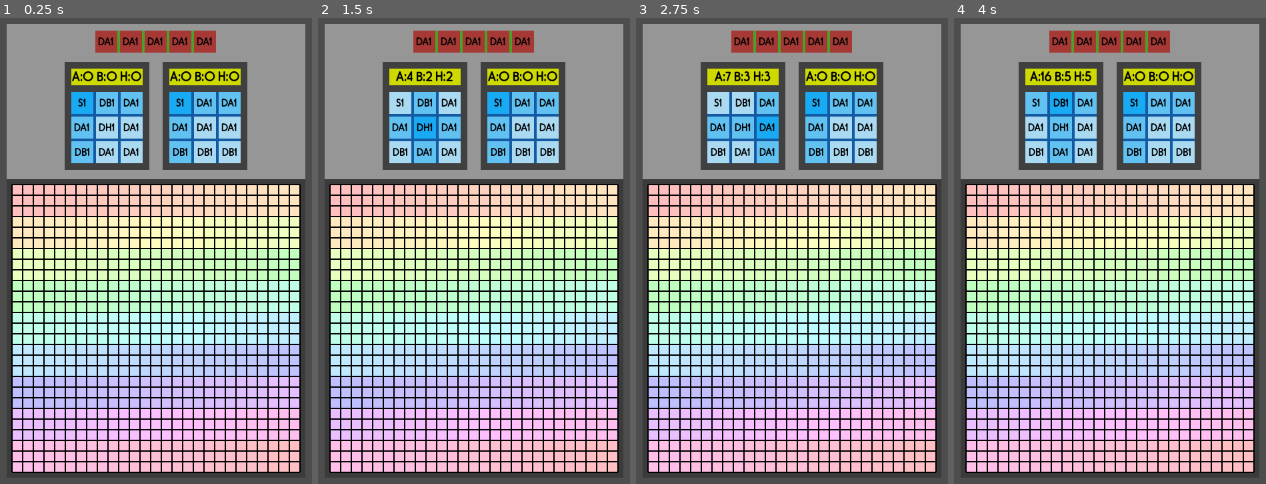
Above: before the commit, frames 1-4 (left to right).
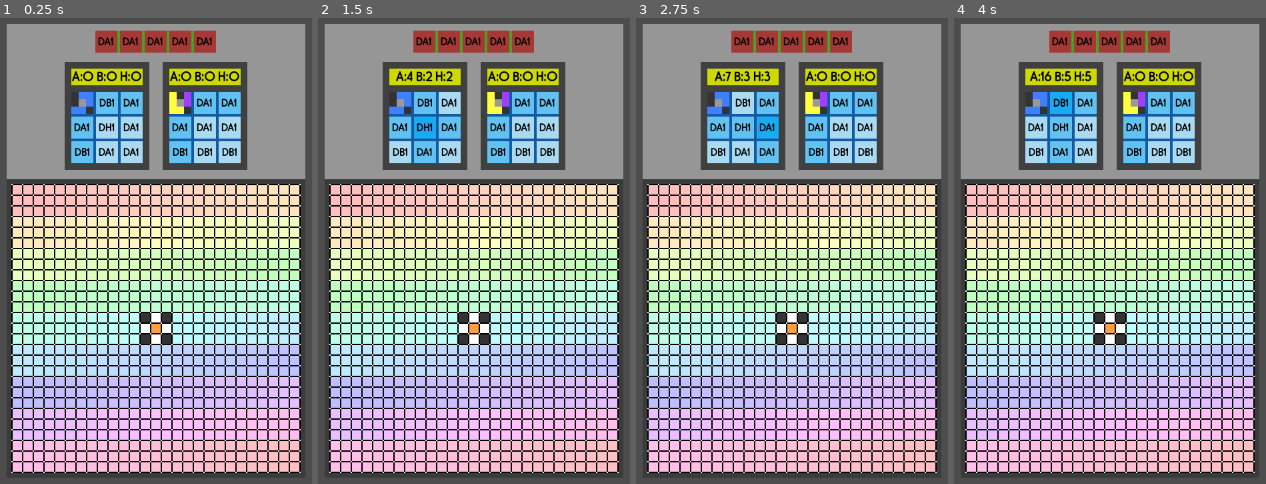
Above: after the commit, the same moments.

Repository: Pe3Hu/rangi
Game: Godot game, scene res://scene/Game.tscn
Same seed, same stepped clock (60 frames per second), same inputs: the game is played once before the commit and once after it.
Inputs:
- Up to frame 1 (0.25 s): no input
- Up to frame 2 (1.5 s): tap Enter at 0.5 s; hold D 0.53-1.28 s; tap Space at 0.77, 1.25 s; hold S from 1.28 s (still down)
- Up to frame 3 (2.75 s): tap Space at 1.52 s; tap Enter at 2 s; release S at 2.03 s; hold D from 2.03 s (still down)
- Up to frame 4 (4 s): tap Space at 2.75, 3.02, 3.77 s; release D at 2.78 s; hold W 2.78-3.53 s; tap Enter at 3.5 s; hold A from 3.53 s (still down)

The runs differ from the first frame. In frame 1, 3.1% of the frame differs, in the area x 3-97%, y 15-98%; in frame 2, 3.1%; in frame 3, 3.1%; in frame 4, 3.1%.
Error before the commit: Invalid access to property or key 'palette' on a base object of type 'Dictionary'. (res://scene/6/pilier.gd:13)

Commit message:
update version 0.0011
1. Added class: Outpost
2. Outpost function place_core is implemented

Diff:
--- a/project.godot
+++ b/project.godot
@@ -25,6 +25,7 @@
 Classes_4="*res://script/Classes_4.gd"
 Classes_5="*res://script/Classes_5.gd"
 Classes_6="*res://script/Classes_6.gd"
+Classes_7="*res://script/Classes_7.gd"
 
 [display]
 
--- a/scene/3/bureau.gd
+++ b/scene/3/bureau.gd
@@ -6,8 +6,8 @@
 
 func set_parent(parent_) -> void:
 	parent = parent_
-	update_rec_size()
+	update_size()
 
 
-func update_rec_size() -> void:
+func update_size() -> void:
 	custom_minimum_size = Vector2(Global.vec.size.node.spielkarte)
--- a/scene/3/icon.gd
+++ b/scene/3/icon.gd
@@ -7,7 +7,17 @@
 func set_parent(parent_) -> void:
 	parent = parent_
 	update_rec_size()
+	fill_based_on_tool()
 
 
 func update_rec_size() -> void:
 	custom_minimum_size = Vector2(Global.vec.size.node.spielkarte)
+
+
+func fill_based_on_tool() -> void:
+	match parent.obj.tool.word.category:
+		"schematic":
+			parent.obj.tool.scene.myself.get_node("HBox/Label").visible = false
+
+			for compartment in parent.obj.tool.obj.schematic.arr.compartment:
+				add_child(compartment.scene.myself)
--- a/scene/3/icon.tscn
+++ b/scene/3/icon.tscn
@@ -5,8 +5,7 @@
 [node name="Icon" type="GridContainer"]
 offset_right = 40.0
 offset_bottom = 40.0
+theme_override_constants/h_separation = 0
+theme_override_constants/v_separation = 0
 columns = 3
 script = ExtResource("1_553wu")
-
-[node name="Compartment" type="MarginContainer" parent="."]
-layout_mode = 2
--- a/scene/6/pilier.gd
+++ b/scene/6/pilier.gd
@@ -6,13 +6,7 @@
 
 func set_parent(parent_) -> void:
 	parent = parent_
-	position = parent.vec.grid * Global.num.size.sector.d
-
-	if parent.obj.continent != null:
-		position += parent.obj.continent.vec.offset
-	if parent.obj.palette != null:
-		position += parent.obj.palette.vec.offset
-
+	position = parent.vec.grid * Global.num.size.sector.d + parent.obj.continent.vec.offset
 	set_vertexs()
 
 
--- a/scene/6/sector.gd
+++ b/scene/6/sector.gd
@@ -40,6 +40,10 @@
 	set_color(color_)
 
 
+func recolor_based_on_compartment() -> void:
+	set_color(parent.obj.compartment.color.bg)
+
+
 func update_color_by_terrain() -> void:
 	var max_h = 360.0
 	var s = 0.25
--- /dev/null
+++ b/scene/7/compartment.gd
@@ -0,0 +1,43 @@
+extends MarginContainer
+
+
+var parent = null
+
+
+func set_parent(parent_) -> void:
+	parent = parent_
+	update_size()
+	update_color_based_on_type()
+
+
+func update_size() -> void:
+	custom_minimum_size = Vector2(Global.vec.size.node.spielkarte) * 1.0 / 3
+
+
+func update_color_based_on_type() -> void:
+	var max_h = 360.0
+	var s = 0.75
+	var v = 1.0
+	var h = 0.0
+
+	match parent.word.type:
+		"core":
+			h = 30/max_h
+		"gateway":
+			s = 0
+			v = 0.6
+		"wall":
+			s = 0
+			v = 0.2
+		"adaptive compartment":
+			s = 0
+			v = 1
+		"power generator":
+			h = 60/max_h
+		"protective field generator":
+			h = 270/max_h
+		"research station":
+			h = 220/max_h
+
+	parent.color.bg = Color.from_hsv(h,s,v)
+	$BG.set_color(parent.color.bg)
--- /dev/null
+++ b/scene/7/compartment.tscn
@@ -0,0 +1,11 @@
+[gd_scene load_steps=2 format=3 uid="uid://1anxgrpeiu76"]
+
+[ext_resource type="Script" path="res://scene/7/compartment.gd" id="1_kqaef"]
+
+[node name="Compartment" type="MarginContainer"]
+offset_right = 40.0
+offset_bottom = 40.0
+script = ExtResource("1_kqaef")
+
+[node name="BG" type="ColorRect" parent="."]
+layout_mode = 2
--- a/scene/Game.gd
+++ b/scene/Game.gd
@@ -5,6 +5,7 @@
 	Global.obj.cosmos = Classes_0.Cosmos.new()
 	#datas.sort_custom(func(a, b): return a.value < b.value)
 	#012
+	Global.obj.cosmos.arr.corporation.front().obj.outpost.place_core()
 
 func _input(event) -> void:
 	var factory = Global.obj.cosmos.arr.corporation.front().obj.factory
--- a/script/Classes_0.gd
+++ b/script/Classes_0.gd
@@ -73,6 +73,7 @@
 	func add_corporation(corporation_: Classes_1.Corporation) -> void:
 		arr.corporation.append(corporation_)
 		corporation_.obj.planet = self
+		corporation_.obj.outpost.obj.continent = obj.continent
 		scene.myself.get_node("VBox/Director").add_child(corporation_.obj.director.scene.myself)
 
 
--- a/script/Classes_1.gd
+++ b/script/Classes_1.gd
@@ -13,6 +13,7 @@
 		obj.cosmos = input_.cosmos
 		obj.planet = null
 		init_director()
+		init_outpost()
 		init_factory()
 		init_storage()
 
@@ -21,6 +22,12 @@
 		var input = {}
 		input.corporation = self
 		obj.director = Classes_1.Director.new(input)
+
+
+	func init_outpost() -> void:
+		var input = {}
+		input.corporation = self
+		obj.outpost = Classes_7.Outpost.new(input)
 
 
 	func init_factory() -> void:
@@ -82,7 +89,7 @@
 		data = {}
 		data.category = "schematic"
 		data.target = "outpost"
-		data.title = "1"
+		data.title = Global.dict.schematic.title.keys().pick_random()
 		data.count = 1
 		datas.append(data)
 
--- a/script/Classes_3.gd
+++ b/script/Classes_3.gd
@@ -82,6 +82,7 @@
 
 #Инструмент tool
 class Tool:
+	var arr = {}
 	var num = {}
 	var obj = {}
 	var word = {}
@@ -90,7 +91,6 @@
 
 	func _init(input_: Dictionary) -> void:
 		obj.design = null
-
 		word.category = input_.category
 		word.target = input_.target
 
@@ -104,6 +104,8 @@
 				word.abbreviation = word.category[0].to_upper() + word.title[0].to_upper()
 
 		init_scene()
+		fill_based_on_tool()
+		init_icon()
 
 
 	func init_scene() -> void:
@@ -111,19 +113,39 @@
 		scene.myself.set_parent(self)
 
 
+	func fill_based_on_tool() -> void:
+		match word.category:
+			"schematic":
+				var input = {}
+				input.tool = self
+				input.title = word.title
+				input.types = []
+				input.core = false
+				obj.schematic = Classes_7.Schematic.new(input)
+
+
+	func init_icon() -> void:
+		match word.category:
+			"schematic":
+				var input = {}
+				input.tool = self
+				obj.icon = Classes_3.Icon.new(input)
+
+
 #Значок icon
 class Icon:
-	var num = {}
+	var arr = {}
 	var obj = {}
-	var word = {}
 	var scene = {}
 
 
 	func _init(input_: Dictionary) -> void:
-		obj.design = null
-		#init_scene()
+		obj.tool = input_.tool
+		init_scene()
 
 
 	func init_scene() -> void:
 		scene.myself = Global.scene.icon.instantiate()
 		scene.myself.set_parent(self)
+		obj.tool.scene.myself.get_node("HBox").add_child(scene.myself)
+		obj.tool.scene.myself.get_node("HBox").move_child(scene.myself, 0)
--- a/script/Classes_6.gd
+++ b/script/Classes_6.gd
@@ -45,6 +45,7 @@
 	func _init(input_):
 		obj.continent = input_.continent
 		obj.cluster = null
+		obj.compartment = null
 		vec.grid = input_.grid
 		num.index = Global.num.index.sector
 		Global.num.index.sector += 1
@@ -57,7 +58,6 @@
 	func init_scene() -> void:
 		scene.myself = Global.scene.sector.instantiate()
 		obj.continent.scene.myself.get_node("Sector").add_child(scene.myself)
-
 		scene.myself.set_parent(self)
 
 
@@ -71,15 +71,6 @@
 			var index_windrose = _i * 2
 			var windrose = Global.arr.windrose[index_windrose]
 			dict.pilier[pilier] = windrose
-
-
-	func set_terrain() -> void:
-		var terrains = Global.get_random_element(Global.dict.terrain.index)
-		print(terrains)
-		for _i in dict.terres.keys().size():
-			var terres = dict.terres.keys()[_i]
-			print(terres, terrains[_i])
-			terres.set_terrain(terrains[_i])
 
 
 #Граница frontière
@@ -102,7 +93,6 @@
 	func init_scene() -> void:
 		scene.myself = Global.scene.frontière.instantiate()
 		obj.continent.scene.myself.get_node("Frontière").add_child(scene.myself)
-
 		scene.myself.set_parent(self)
 
 
@@ -142,7 +132,6 @@
 	func init_scene() -> void:
 		scene.myself = Global.scene.pilier.instantiate()
 		obj.continent.scene.myself.get_node("Pilier").add_child(scene.myself)
-
 		scene.myself.set_parent(self)
 
 
--- a/script/Classes_7.gd
+++ b/script/Classes_7.gd
@@ -1,4 +1,44 @@
 extends Node
+
+
+#Аванпост outpost
+class Outpost:
+	var arr = {}
+	var obj = {}
+
+
+	func _init(input_: Dictionary):
+		obj.corporation = input_.corporation
+		obj.planet = null
+		arr.edifice = []
+		#place_core()
+
+
+	func place_core() -> void:
+		var input = {}
+		input.tool = null
+		input.title = "170"
+		input.types = []
+		input.core = true
+
+		for _i in 4:
+			input.types.append("wall")
+			input.types.append("adaptive compartment")
+
+		var schematic = Classes_7.Schematic.new(input)
+		input = {}
+		input.schematic = schematic
+		var grid_center = Vector2(Global.num.size.continent.col/2, Global.num.size.continent.row/2)
+		input.cluster = obj.continent.arr.sector[grid_center.y][grid_center.x].obj.cluster
+		var edifice = Classes_7.Edifice.new(input)
+		arr.edifice.append(edifice)
+
+
+	func erect_edifice(schematic_: Schematic, cluster_: Classes_6.Cluster) -> void:
+		var input = {}
+		input.schematic = schematic_
+		input.cluster = cluster_
+		var edifice = Classes_7.Edifice.new(input)
 
 
 #сооружение edifice
@@ -7,35 +47,106 @@
 
 
 	func _init(input_: Dictionary):
+		obj.schematic = input_.schematic
 		obj.cluster = input_.cluster
+		obj.continent = obj.cluster.obj.continent
+		erect_compartment()
+
+
+	func erect_compartment() -> void:
+		for compartment in obj.schematic.arr.compartment:
+			var grid_sector = obj.cluster.obj.center.vec.grid + compartment.vec.direction
+			var sector = obj.continent.arr.sector[grid_sector.y][grid_sector.x]
+			sector.obj.compartment = compartment
+			compartment.obj.sector = sector
+			compartment.obj.edifice = self
+			sector.scene.myself.recolor_based_on_compartment()
 
 
 #Схема сооружения schematic
 class Schematic:
+	var arr = {}
 	var obj = {}
 	var dict = {}
+	var flag = {}
 	var word = {}
 
 
 	func _init(input_: Dictionary):
+		arr.type = input_.types
+		obj.tool = input_.tool
 		word.title = input_.title
-		dict.description = input_.description
-		set_contacts()
+		flag.core = input_.core
+		init_compartments()
 
 
-	func set_contacts() -> void:
-		pass
+	func init_compartments() -> void:
+		arr.compartment = []
+		var index = 0
+
+		if arr.type.size() == 0:
+			get_random_types()
+
+		for _i in Global.num.size.cluster.n:
+			for _j in Global.num.size.cluster.n:
+				var input = {}
+				input.grid = Vector2(_j, _i)
+				input.schematic = self
+				input.direction = Vector2.ZERO
+
+				if input.grid != Vector2.ONE:
+					input.direction = Vector2.ONE - input.grid
+					var windrose = Global.arr.windrose_shifted[index]
+					var index_ = Global.arr.windrose.find(windrose)
+					input.type = arr.type[index_]
+					index += 1
+				else:
+					if flag.core:
+						input.type = "core"
+					else:
+						input.type = "gateway"
+
+				var compartment = Classes_7.Compartment.new(input)
+				arr.compartment.append(compartment)
+
+
+	func get_random_types() -> void:
+		var options = []
+		options.append_array(Global.dict.compartment.active)
+		var schematic = Global.dict.schematic.title[word.title]
+		var n = pow(Global.num.size.cluster.n, 2) - 1
+
+		for _i in n:
+			arr.type.append("wall")
+
+		for association in schematic.associations:
+			var type = options.pick_random()
+
+			for _i in association:
+				arr.type[_i] = type
 
 
 #Отсек compartment
 class Compartment:
 	var obj = {}
+	var vec = {}
 	var dict = {}
 	var word = {}
+	var color = {}
+	var scene = {}
 
 
 	func _init(input_: Dictionary):
-		word.type = input_.type
 		obj.schematic = input_.schematic
 		obj.edifice = null
 		obj.sector = null
+		vec.grid = input_.grid
+		vec.direction = input_.direction
+		word.type = input_.type
+		color.bg = null
+		init_scene()
+
+
+	func init_scene() -> void:
+		scene.myself = Global.scene.compartment.instantiate()
+		scene.myself.set_parent(self)
--- a/script/Global.gd
+++ b/script/Global.gd
@@ -25,9 +25,9 @@
 	arr.sequence = {}
 	arr.color = ["Red","Green","Blue","Yellow"]
 	arr.windrose = ["NE","E","SE","S","SW","W","NW","N"]
+	arr.windrose_shifted = ["NW","N","NE","W","E","SW","S","SE"]
 	arr.polyhedron = [3,4,5,6]
 	arr.spec = ["arm","brain","heart"]
-	arr.module = ["gateway", "wall", "adaptive compartment", "power generator", "protective field generator", "research station"]
 
 
 func init_num() -> void:
@@ -119,8 +119,33 @@
 		]
 	]
 
+	dict.windrose = {}
+	dict.windrose["NE"] = Vector2(1, -1)
+	dict.windrose["E"] = Vector2(1, 0)
+	dict.windrose["SE"] = Vector2(1, 1)
+	dict.windrose["S"] = Vector2(0, 1)
+	dict.windrose["SW"] = Vector2(-1, 1)
+	dict.windrose["W"] = Vector2(-1, 0)
+	dict.windrose["NW"] = Vector2(-1, -1)
+	dict.windrose["N"] = Vector2(1, -1)
+
+	dict.compartment = {}
+	dict.compartment.total = ["core", "gateway", "wall", "adaptive compartment", "power generator", "protective field generator", "research station"]
+	dict.compartment.active = ["power generator", "protective field generator", "research station"]
+
 	init_corner()
 	init_schematic()
+
+
+func get_windrose(diretion_: Vector2) -> String:
+	var windrose = ""
+
+	for windrose_ in dict.windrose:
+		if dict.windrose[windrose_] == diretion_:
+			windrose = windrose_
+			break
+
+	return windrose
 
 
 func init_corner() -> void:
@@ -154,9 +179,6 @@
 	dict.schematic.title = {}
 	dict.schematic.rarity = {}
 	dict.schematic.association = {}
-
-	for module in arr.module:
-		pass
 
 	var size = pow(num.size.cluster.n, 2) - 1
 	var index = {}
@@ -184,7 +206,7 @@
 		while data.indexs.size() < size:
 			data.indexs.append(0)
 
-		data.indexs.reverse()
+		#data.indexs.reverse()
 		data.associations = []
 		var _i = 0
 
@@ -211,21 +233,34 @@
 
 			_i += 1
 
+		var flag = true
+
 		for _j in data.associations.size():
+			var flag_only_diagonal = true
 			var rarity = -1
 
 			for _l in data.associations[_j]:
 				var windrose = arr.windrose[_l]
 				rarity += weight.windrose[windrose.length()]
+				flag_only_diagonal = flag_only_diagonal and windrose.length() == 2
+
+				if !flag_only_diagonal:
+					break
 
 			data.rarity += rarity
-
-		data.rarity *= data.associations.size()
-
-		if weight.max < data.rarity:
-			weight.max = data.rarity
-
-		datas.append(data)
+			flag = flag and !flag_only_diagonal
+
+			if !flag:
+				break
+
+		if flag:
+			data.rarity *= data.associations.size()
+
+			if weight.max < data.rarity:
+				weight.max = data.rarity
+
+			datas.append(data)
+
 		index.current += 1
 
 	for data in datas:
@@ -274,11 +309,13 @@
 	scene.bureau = load("res://scene/3/bureau.tscn")
 	scene.design = load("res://scene/3/design.tscn")
 	scene.tool = load("res://scene/3/tool.tscn")
+	scene.icon = load("res://scene/3/icon.tscn")
 	scene.storage = load("res://scene/4/storage.tscn")
 	scene.sector = load("res://scene/6/sector.tscn")
 	scene.frontière = load("res://scene/6/frontière.tscn")
 	scene.pilier = load("res://scene/6/pilier.tscn")
-	#scene.palette = load("res://scene/7/palette.tscn")
+	scene.compartment = load("res://scene/7/compartment.tscn")
+
 
 
 
